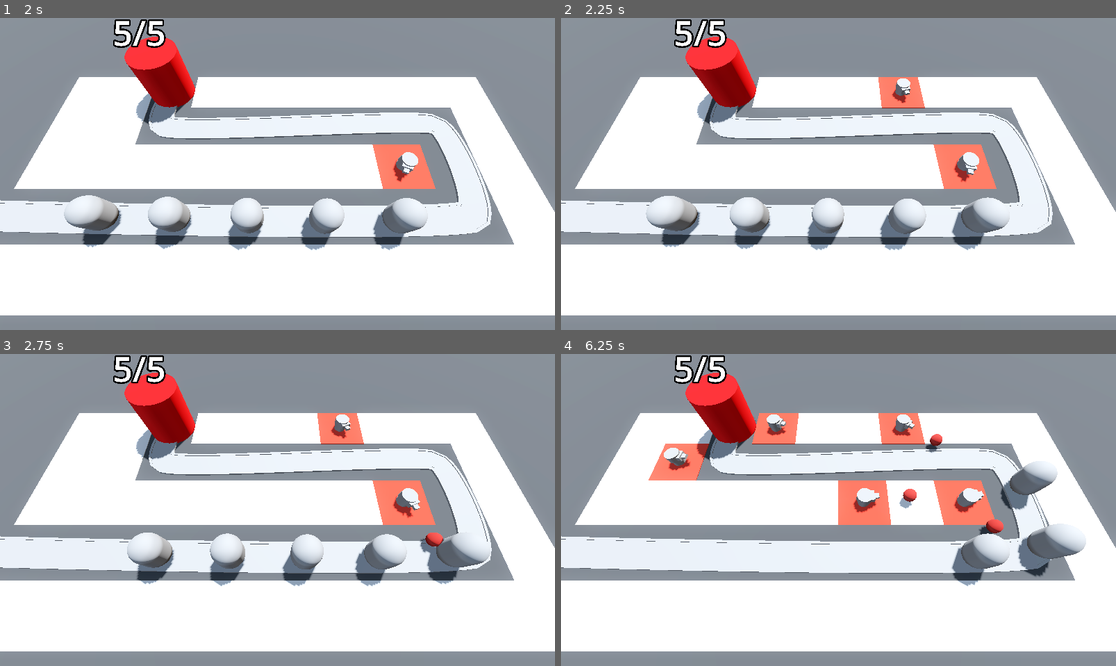
Above: before the commit, frames 1-4 (two rows, left to right).
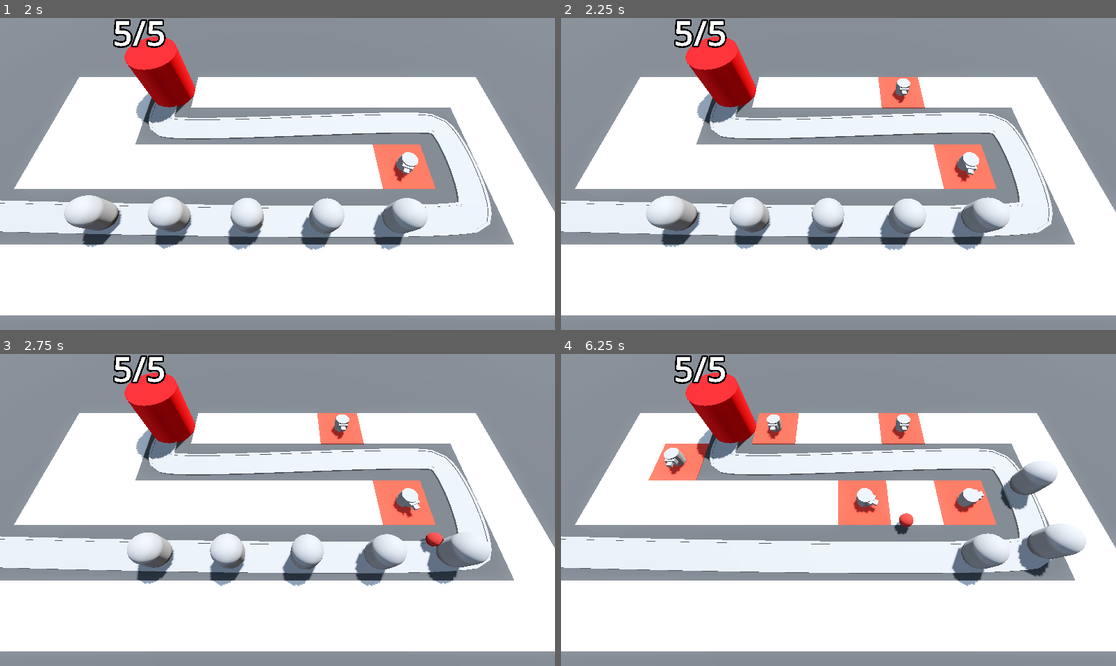
Above: after the commit, the same moments.

Repository: yubinex/barbarian-blaster
Game: Godot game, scene res://base_level.tscn
Same seed, same stepped clock (60 frames per second), same inputs: the game is played once before the commit and once after it.
Inputs (mouse positions are in pixels of both pictures, inside the frame that each line leads up to):
- Up to frame 1 (2 s): move the mouse to (399, 158) at 0.52 s; click (399, 158) at 0.6 s; move the mouse to (166, 189) at 1.27 s; click (166, 189) at 1.35 s
- Up to frame 2 (2.25 s): move the mouse to (894, 105) at 2.02 s; click (894, 105) at 2.1 s
- Up to frame 3 (2.75 s): no input
- Up to frame 4 (6.25 s): move the mouse to (810, 572) at 2.77 s; click (810, 572) at 2.85 s; move the mouse to (1005, 556) at 3.52 s; click (1005, 556) at 3.6 s; move the mouse to (672, 463) at 4.27 s; click (672, 463) at 4.35 s; move the mouse to (866, 510) at 5.02 s; click (866, 510) at 5.1 s; move the mouse to (755, 432) at 5.77 s; click (755, 432) at 5.85 s

Frame 1 is identical in both runs. In frame 2, less than 0.1% of the frame differs, in the area x 60-63%, y 21-28%; in frame 3, less than 0.1%; in frame 4, 0.9%, in the area x 18-80%, y 20-58%.

Commit message:
feat(turret): Implement smarter targeting within range
- Add a turret_range variable to define the turret's attack radius.

- Implement a find_best_target function to select the enemy that has progressed the furthest along the path within the turret's range.

- The turret now only aims and fires when a valid target is acquired.

Diff:
--- a/turret/turret.gd
+++ b/turret/turret.gd
@@ -3,19 +3,40 @@
 
 
 @export var projectile: PackedScene
+@export var turret_range := 10.0
 
 var enemy_path: Path3D
+var target: PathFollow3D
 
 @onready var turret_top: MeshInstance3D = $TurretBase/TurretTop
 
 
 func _physics_process(_delta: float) -> void:
-	var enemy = enemy_path.get_children().back()
-	look_at(enemy.global_position, Vector3.UP, true)
+	target = find_best_target()
+	if target: look_at(target.global_position, Vector3.UP, true)
 
 
 func _on_timer_timeout() -> void:
+	if not target: return
+
 	var shot: Projectile = projectile.instantiate()
 	add_child(shot)
 	shot.global_position = turret_top.global_position
 	shot.direction = global_transform.basis.z
+
+
+func find_best_target() -> PathFollow3D:
+	var best_target = null
+	var furthest_progress := 0
+	for enemy in enemy_path.get_children():
+		if enemy is not PathFollow3D:
+			continue
+
+		var distance := global_position.distance_to(enemy.global_position)
+		if distance > turret_range:
+			continue
+
+		if enemy.progress > furthest_progress:
+			best_target = enemy
+			furthest_progress = enemy.progress
+	return best_target
